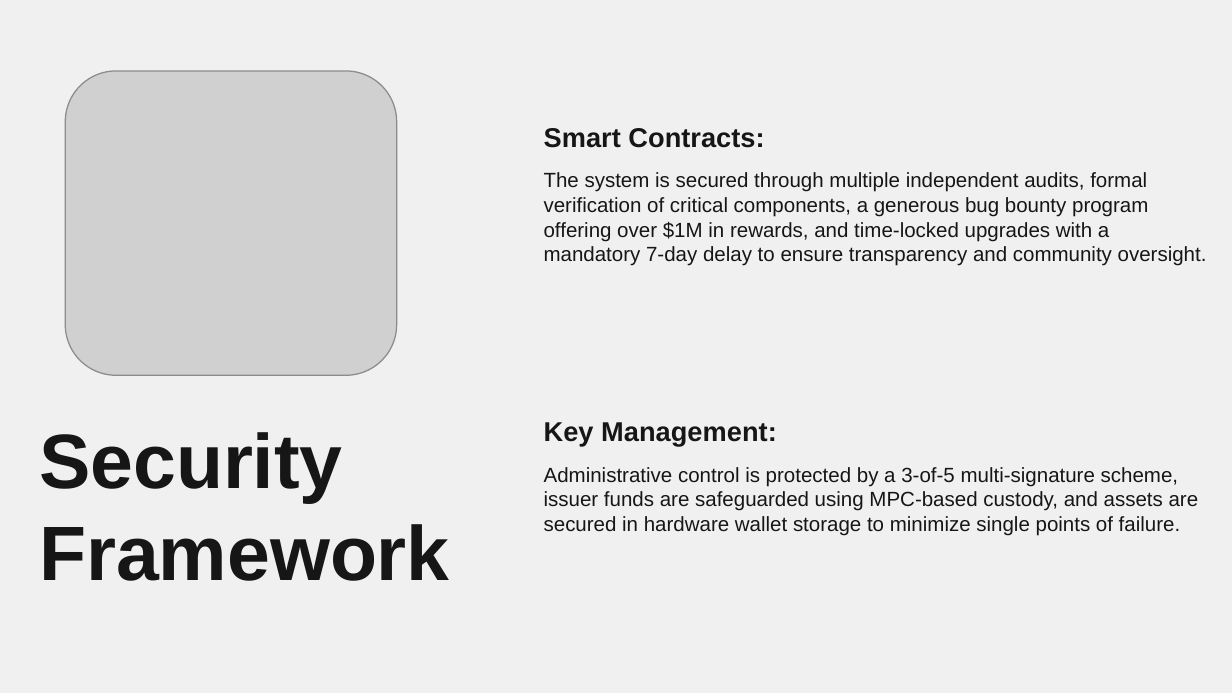
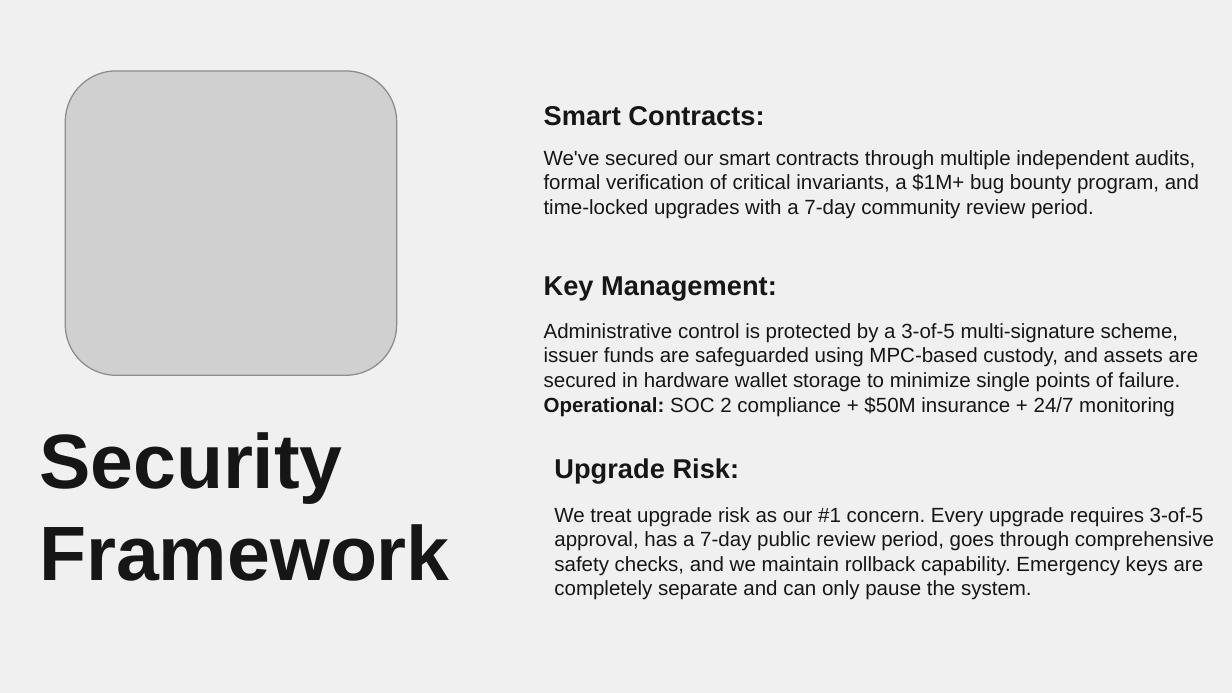
Before and after one commit to krish-jay/RWA-Tokenization-Platform, a slide deck: slide 12 of presentation/RWA Tokenization Platform.pptx. Drawn at 1232x693 pixels with LibreOffice and Linux fonts; fonts in the diff are those of the drawing; grey boxes stand for pictures. Boxes give left, top, right and bottom in pixels: in the first picture for what was removed or moved away, otherwise in the second. Text is boxed around its words. In the diff, an @@ line names an element or a change of style, - is before the commit and + after.

Commit message:
Updated

```diff
--- a/presentation/RWA Tokenization Platform.pptx
+++ b/presentation/RWA Tokenization Platform.pptx
@@ subtitle "Smart Contracts:": place and size @@
-subtitle "Smart Contracts:" at box(544, 128, 764, 148)
+subtitle "Smart Contracts:" at box(544, 106, 764, 126)
@@ subtitle at box(544, 150, 1199, 219): text changed @@
-The system is secured through multiple independent audits, formal verification of critical components, a generous bug bounty program offering over $1M in rewards, and time-locked upgrades with a mandatory 7-day delay to ensure transparency and community oversight.
+We've secured our smart contracts through multiple independent audits, formal verification of critical invariants, a $1M+ bug bounty program, and time-locked upgrades with a 7-day community review period.
@@ subtitle "Key Management:": place and size @@
-subtitle "Key Management:" at box(544, 422, 777, 446)
+subtitle "Key Management:" at box(544, 276, 777, 299)
@@ subtitle at box(544, 323, 1199, 417): text changed @@
-Administrative control is protected by a 3-of-5 multi-signature scheme, issuer funds are safeguarded using MPC-based custody, and assets are secured in hardware wallet storage to minimize single points of failure.
+Administrative control is protected by a 3-of-5 multi-signature scheme, issuer funds are safeguarded using MPC-based custody, and assets are secured in hardware wallet storage to minimize single points of failure. Operational: SOC 2 compliance + $50M insurance + 24/7 monitoring
@@ subtitle added at box(554, 458, 740, 483), 15.9 pt, text #161616, bold @@
+Upgrade Risk:
@@ subtitle added at box(554, 507, 1214, 600), 12 pt, text #161616 @@
+We treat upgrade risk as our #1 concern. Every upgrade requires 3-of-5 approval, has a 7-day public review period, goes through comprehensive safety checks, and we maintain rollback capability. Emergency keys are completely separate and can only pause the system.
```
Also in this commit, not shown: 1 slide added.
